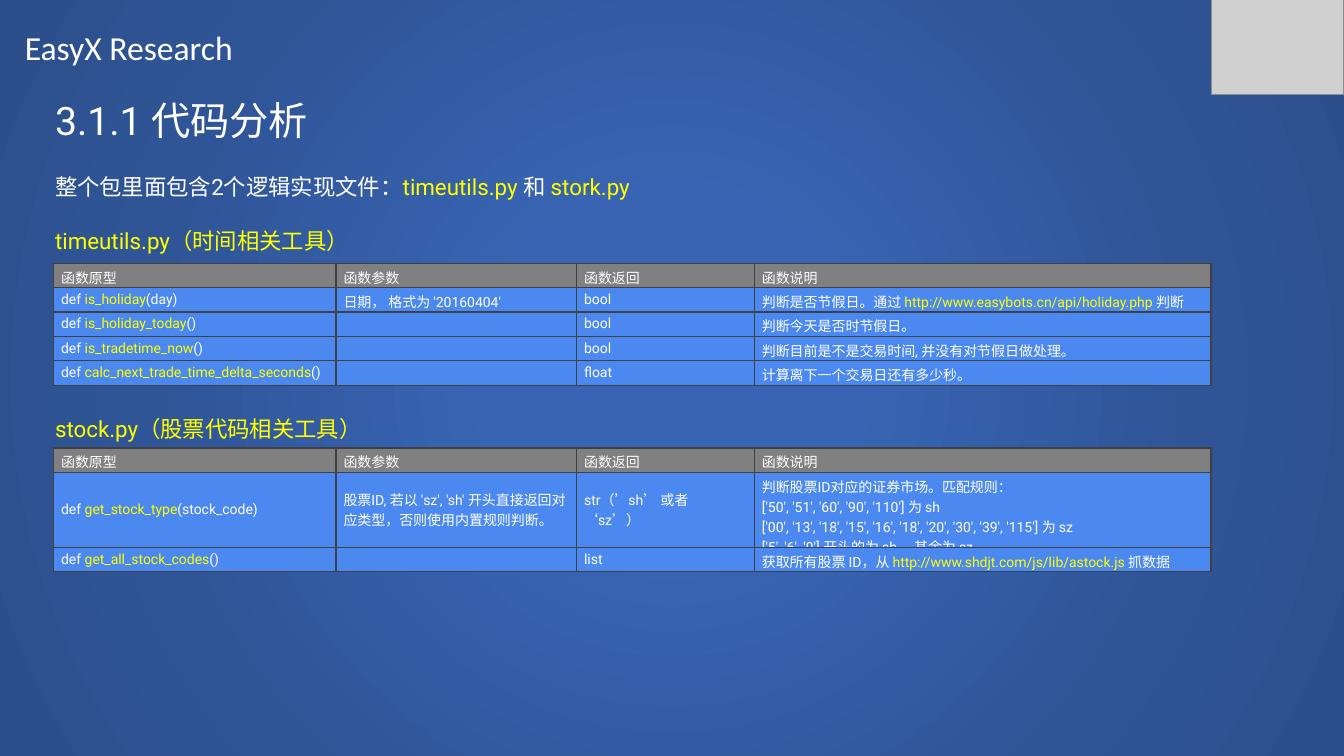
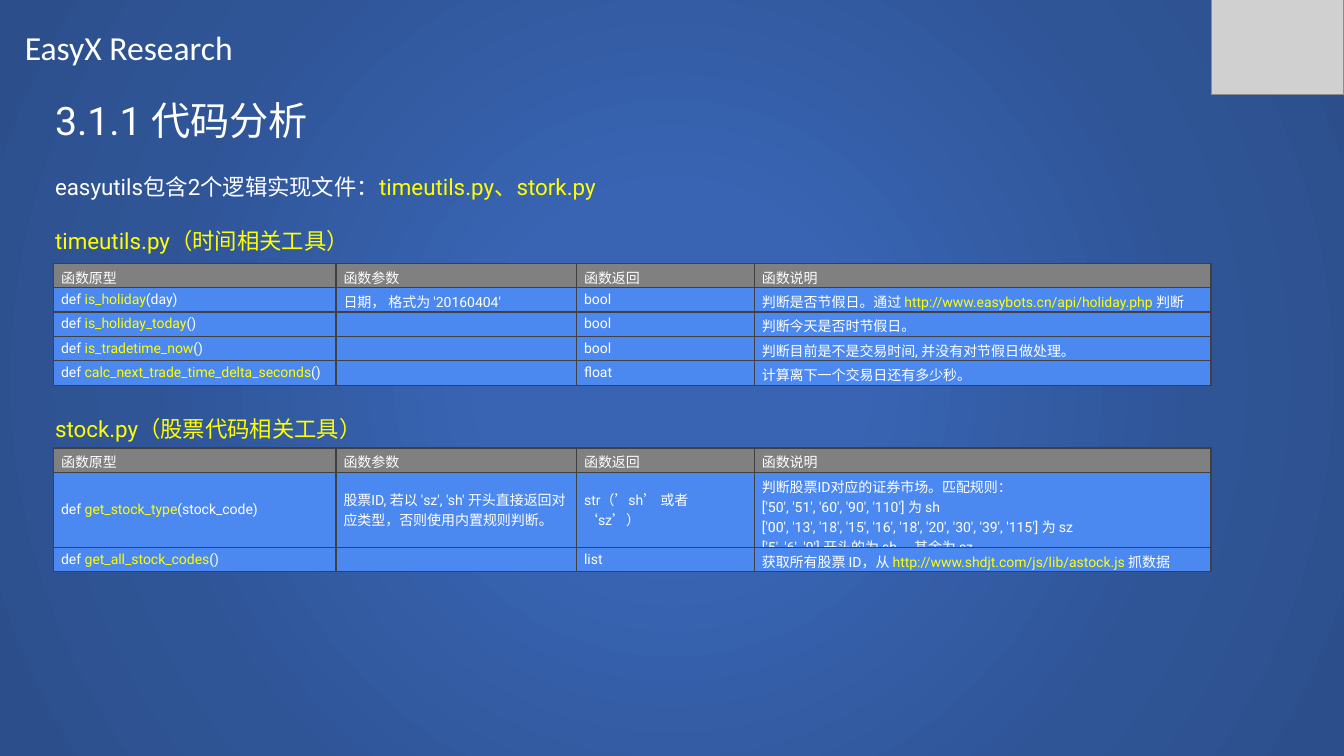
Before and after one commit to SCITLAS/Stellar, a slide deck: slide 17 of Research/easyx_research.pptx. Drawn at 1344x756 pixels with LibreOffice and Linux fonts; fonts in the diff are those of the drawing; grey boxes stand for pictures. Boxes give left, top, right and bottom in pixels: in the first picture for what was removed or moved away, otherwise in the second. Text is boxed around its words. In the diff, an @@ line names an element or a change of style, - is before the commit and + after.

```diff
--- a/Research/easyx_research.pptx
+++ b/Research/easyx_research.pptx
@@ text at bbox=[55, 176, 596, 200]: text changed @@
-整个包里面包含2个逻辑实现文件：timeutils.py 和 stork.py
+easyutils包含2个逻辑实现文件：timeutils.py、stork.py
```
Also in this commit, not shown: 4 other slides changed, 3 slides added.
